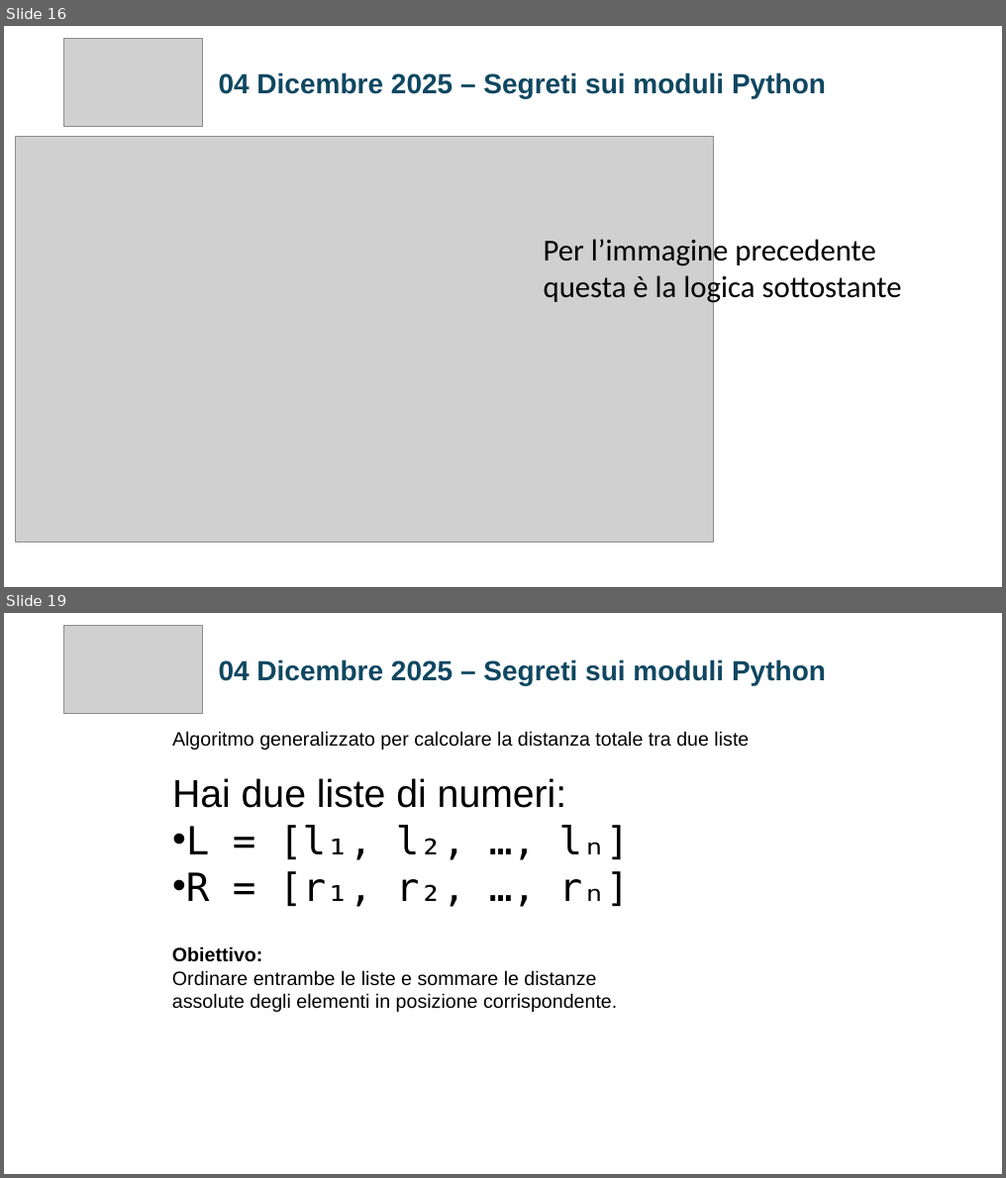
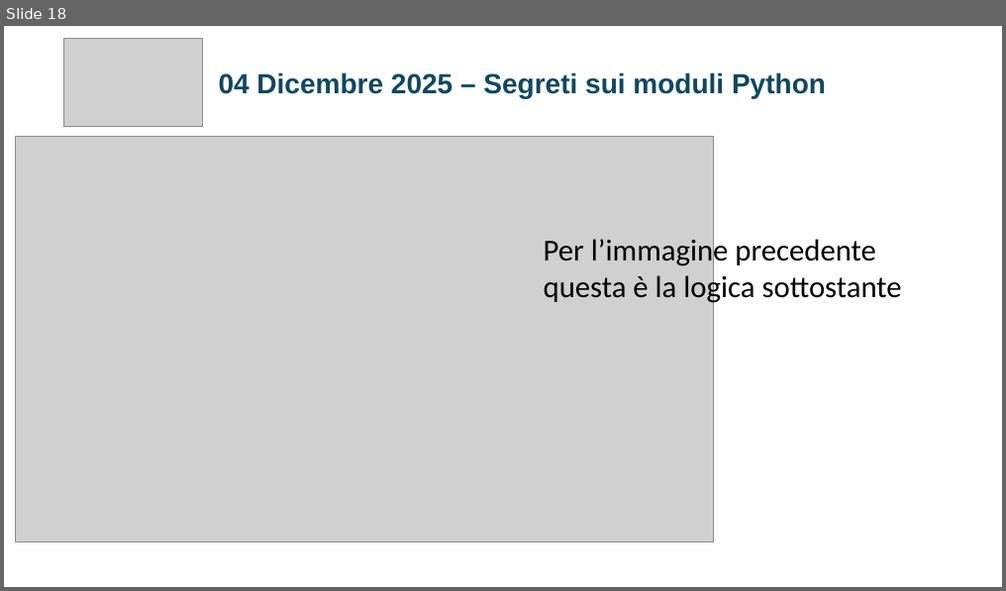
Before and after one commit to jobFrancoNet/segretiModulePython, a slide deck: SEGRETI_MODULI_PYTHON_FINALSLIDE.pptx. Shown one above the other, each under a label of ours: slides 16 and 19 before the commit, slide 18 after it; the slides between them are not shown. The pictures are 1006x1178 and 1006x591 pixels, drawn with LibreOffice and Linux fonts; fonts in the diff are those of the drawing; grey boxes stand for pictures. Boxes give left, top, right and bottom in pixels: in the first picture for what was removed or moved away, otherwise in the second. Text is boxed around its words. In the diff, an @@ line names an element or a change of style, - is before the commit and + after.

```diff
--- a/SEGRETI_MODULI_PYTHON_FINALSLIDE.pptx
+++ b/SEGRETI_MODULI_PYTHON_FINALSLIDE.pptx
@@ slide 19 removed at [4, 613, 1002, 1174], background #FFFFFF @@
@@ picture removed at [63, 626, 203, 714] @@
@@ text removed at [219, 660, 826, 685] @@
-04 Dicembre 2025 – Segreti sui moduli Python
@@ text removed at [172, 731, 748, 750] @@
-Algoritmo generalizzato per calcolare la distanza totale tra due liste
@@ text removed at [172, 778, 630, 907] @@
-Hai due liste di numeri:
-• L = [l₁, l₂, …, lₙ]
-• R = [r₁, r₂, …, rₙ]
@@ text removed at [172, 947, 617, 1012] @@
-Obiettivo:
-Ordinare entrambe le liste e sommare le distanze assolute degli elementi in posizione corrispondente.
@@ what was slide 16 is now slide 18 @@
```
Also in this commit, not shown: 12 slides changed, 15 slides added, 5 other slides removed, 29 other files.
